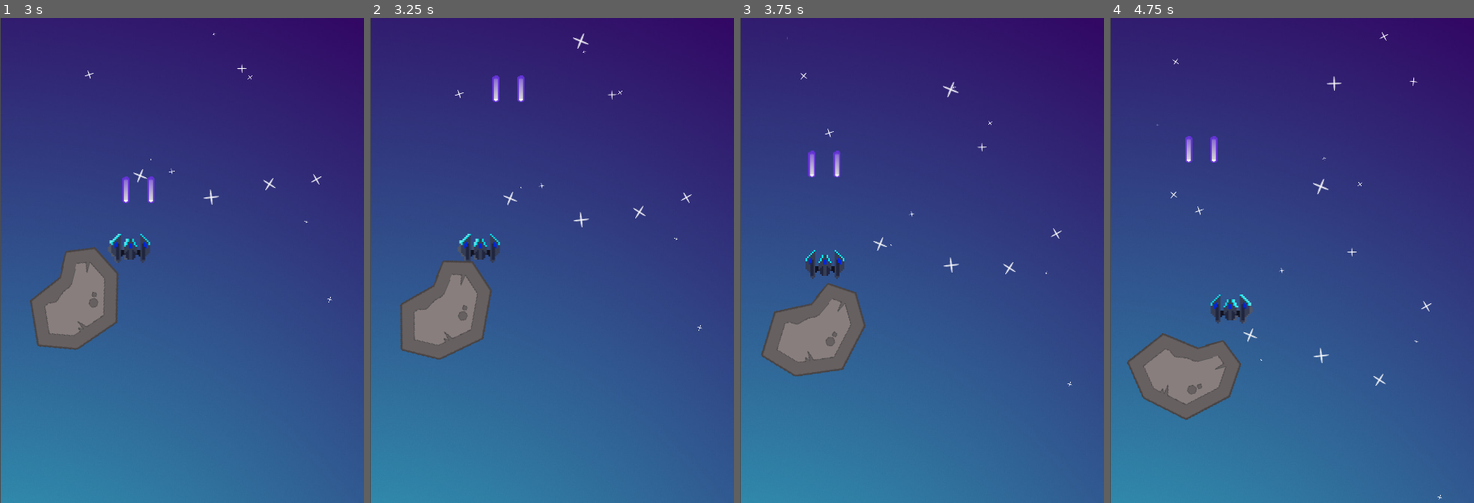
Above: before the commit, frames 1-4 (left to right).
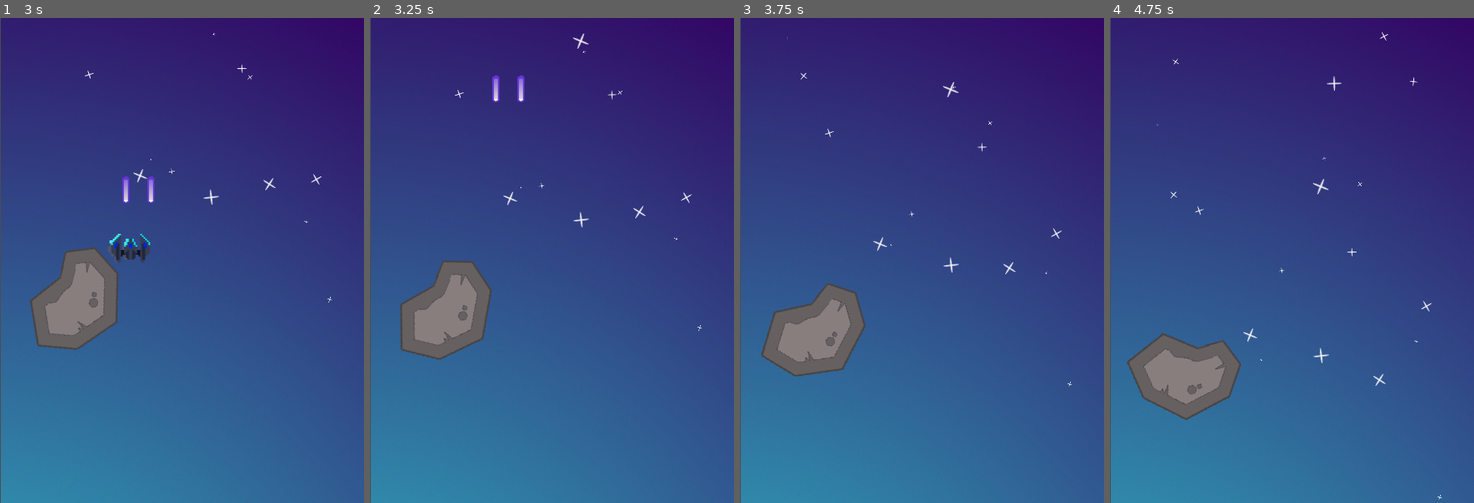
Above: after the commit, the same moments.

Repository: Anthycode/godot-game
Game: Godot game, scene res://MainScenes/gameplay.tscn
The game is run twice, just before and just after one commit, with the same random seed, the same clock (stepped at 60 frames per second) and the same inputs.
Inputs:
- Up to frame 1 (3 s): hold Space (shoot) 0.53-1.28 s; hold W (move_up) 0.53-2.03 s; tap Space (shoot) at 1.35, 2.85 s; hold Space (shoot) 2.03-2.78 s; hold A (move_left) from 2.03 s (still down)
- Up to frame 2 (3.25 s): keep holding A (move_left)
- Up to frame 3 (3.75 s): release A (move_left) at 3.53 s; hold S (move_down) from 3.53 s (still down); hold Space (shoot) from 3.53 s (still down)
- Up to frame 4 (4.75 s): release S (move_down) at 4.28 s; release Space (shoot) at 4.28 s; hold D (move_right) from 4.28 s (still down); tap Space (shoot) at 4.35 s

Frame 1 is identical in both runs. In frame 2, 0.4% of the frame differs, in the area x 24-36%, y 44-51%; in frame 3, 0.6%; in frame 4, 0.7%, in the area x 20-40%, y 24-63%.

Commit message:
résolution de bug

Diff:
--- /dev/null
+++ b/Mainplayer.gd
@@ -0,0 +1,58 @@
+extends Area2D
+
+
+class_name  Player #for put the player into a class
+var plBullet := preload("res://Bullets/bullet.tscn")
+
+@onready var animatedSprite := $AnimatedSprite2D
+@onready var firingPositions := $FiringPositions
+@onready var fireDelayTimer := $FireDelayTimer
+@export var speed: float = 100
+@export var fireDelay: float = 0.1
+@export var life: int = 3
+
+var vel := Vector2(0, 0) #vel for velocity
+
+func _process(delta):
+	#Animate
+	if vel.x == 0:
+		animatedSprite.play("straight")
+	elif vel.x > 0:
+		animatedSprite.play("right")
+	else:
+		animatedSprite.play("left")
+	#check if we are shooting
+	if Input.is_action_just_pressed("shoot") and fireDelayTimer.is_stopped():
+		fireDelayTimer.start(fireDelay)
+		for child in firingPositions.get_children():
+			var bullet = plBullet.instantiate()
+			bullet.global_position = child.global_position
+			get_tree().current_scene.add_child(bullet)
+
+
+func _physics_process(delta):
+	var dirVec := Vector2(0,0)
+
+	if Input.is_action_pressed("move_left"):
+		dirVec.x = -1
+	elif Input.is_action_pressed("move_right"):
+		dirVec.x = 1
+	if Input.is_action_pressed("move_up"):
+		dirVec.y = -1
+	elif Input.is_action_pressed("move_down"):
+		dirVec.y = 1
+
+	vel = dirVec.normalized() * speed # a normalized vector always has a leng of the speed with pythagore
+	position += vel * delta
+
+	#Make sur that the player is in the screen
+	var viewRect := get_viewport_rect() # get the size of the screen
+	position.x = clamp(position.x, 0, viewRect.size.x)  #Clamps the value, returning a Variant not less than min and not more than max.
+	position.y = clamp(position.y, 0, viewRect.size.y)
+
+func damage(amount: int):
+	life -= amount
+	print("Player Life = %s" % life)
+	if life <= 0:
+		print("Player Died")
+		queue_free()
--- a/Mainplayer/mainplayer.tscn
+++ b/Mainplayer/mainplayer.tscn
@@ -1,9 +1,9 @@
 [gd_scene load_steps=8 format=3 uid="uid://cusqvh25uqn4y"]
 
-[ext_resource type="Script" path="res://Mainplayer/mainplayer.gd" id="1_7dgos"]
 [ext_resource type="Texture2D" uid="uid://bx8adjwfexrkx" path="res://Textures/player_sheet.png" id="1_mg8ag"]
+[ext_resource type="Script" path="res://Mainplayer.gd" id="1_p60pw"]
 
-[sub_resource type="CircleShape2D" id="CircleShape2D_yjdtp"]
+[sub_resource type="CircleShape2D" id="CircleShape2D_2ujxy"]
 radius = 25.4951
 
 [sub_resource type="AtlasTexture" id="AtlasTexture_i6uyb"]
@@ -45,17 +45,16 @@
 "speed": 5.0
 }]
 
-[node name="Mainplayer" type="CharacterBody2D"]
-position = Vector2(63, 52)
-script = ExtResource("1_7dgos")
+[node name="Mainplayer" type="Area2D"]
+script = ExtResource("1_p60pw")
 
 [node name="CollisionShape2D" type="CollisionShape2D" parent="."]
 position = Vector2(0, 3)
-shape = SubResource("CircleShape2D_yjdtp")
+shape = SubResource("CircleShape2D_2ujxy")
 
 [node name="AnimatedSprite2D" type="AnimatedSprite2D" parent="."]
 position = Vector2(-1, 1)
-sprite_frames = SubResource("SpriteFrames_8urd0")
+sprite_frames = SubResource("SpriteFrames_215h0")
 animation = &"straight"
 
 [node name="FiringPositions" type="Node2D" parent="."]
--- a/meteor/Meteor.gd
+++ b/meteor/Meteor.gd
@@ -36,6 +36,7 @@
 
 func _on_area_entered(area):
 	if area is Player:
+
 		playerInArea = area
 
 
Not shown: 1 places in Mainplayer/mainplayer.tscn that only renumber resources
